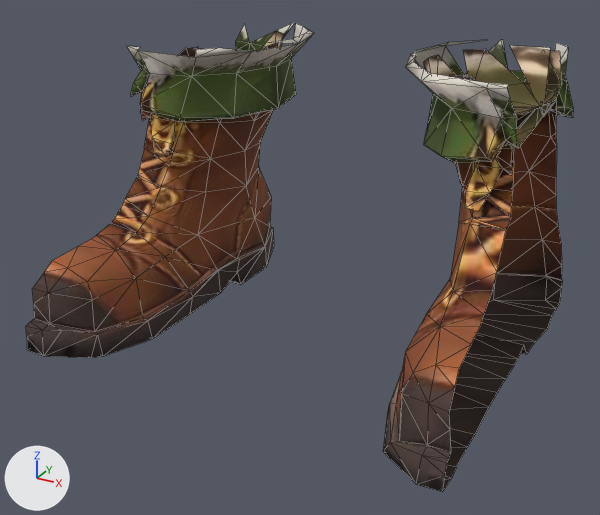
The glTF model public/models/outfits/trail_boots.glb: old version first, new version second.
The view is the same before and after, from a 50 mm lens placed at (0.294, -0.606, 0.338), pointed at (-0.001, -0.071, 0.07). The lights are fixed; the arrows at lower left show +X, +Y and +Z. The first picture is the older version. Mesh edges are drawn as thin lines. Where no turn or scale is listed for an object, it has been applied to the vertices. Vertices at exactly the same position are counted once.

Names of what the first picture shows: 'hide_boots'.
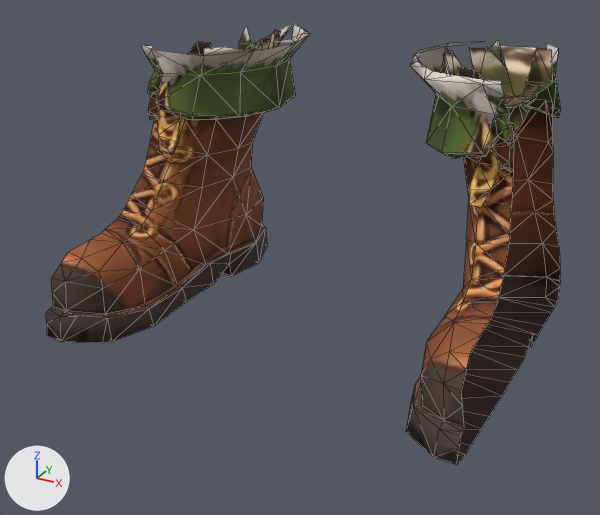
Location of each change, [x1, y1, x2, y2] in pixels of the pictures (600 x 515 px; the box of a moved part takes in the faces that stretch with it):
```json
{"object": "hide_boots", "change": "reshaped", "before": [26, 23, 573, 492], "after": [46, 24, 561, 465]}
{"part": 1, "of": "me_hide_boots", "change": "moved or reshaped", "before": [141, 108, 175, 157], "after": [148, 93, 180, 155]}
{"part": 2, "of": "me_hide_boots", "change": "moved or reshaped", "before": [465, 144, 512, 211], "after": [468, 142, 510, 207]}
{"part": 3, "of": "me_hide_boots", "change": "moved or reshaped", "before": [383, 40, 573, 492], "after": [406, 41, 561, 465]}
{"part": 4, "of": "me_hide_boots", "change": "moved or reshaped", "before": [26, 23, 314, 358], "after": [46, 24, 310, 343]}
```

Scene script edits in JSON lines:
```json
{"block": "me_hide_boots", "where": "# used by ob_hide_boots; location = (0.0, 0.0, 0.0)"}
{"op": "remove", "block": "me_hide_boots", "code": "me_hide_boots.from_pydata(...)  # 447 vertices, 592 faces; spans x -0.177..0.177, y -0.206..0.105, z -0.006..0.225"}
{"op": "add", "block": "me_hide_boots", "code": "me_hide_boots.from_pydata(...)  # 447 vertices, 592 faces; spans x -0.174..0.174, y -0.184..0.099, z 0.0..0.225"}
{"block": "me_hide_boots", "change": "me_hide_boots part 1: the loose piece of 14 vertices spanning x -0.159..-0.125, y -0.075..-0.05, z 0.135..0.183 is scaled about its middle by (0.897, 0.889, 1), then moved by (0.001, 0.007, 0.0)"}
{"block": "me_hide_boots", "change": "me_hide_boots part 2: the loose piece of 15 vertices spanning x 0.128..0.159, y -0.074..-0.05, z 0.135..0.182 is scaled about its middle by (0.897, 0.888, 1), then moved by (-0.002, 0.007, 0.0)"}
{"block": "me_hide_boots", "change": "me_hide_boots part 3: 209 of 447 vertices moved; they spanned x 0.051..0.177, y -0.204..0.105, z -0.006..0.225 and now span x 0.054..0.174, y -0.183..0.099, z 0.0..0.225; mean shift (0.0, 0.004, 0.0); largest move (0.14, -0.087, 0.131) -> (0.143, -0.081, 0.087)"}
{"block": "me_hide_boots", "change": "me_hide_boots part 4: 209 of 447 vertices moved; they spanned x -0.177..-0.05, y -0.206..0.105, z -0.006..0.225 and now span x -0.174..-0.052, y -0.184..0.099, z 0.0..0.225; mean shift (0.0, 0.005, 0.001); largest move (-0.161, -0.004, 0.197) -> (-0.134, 0.013, 0.198)"}
```
